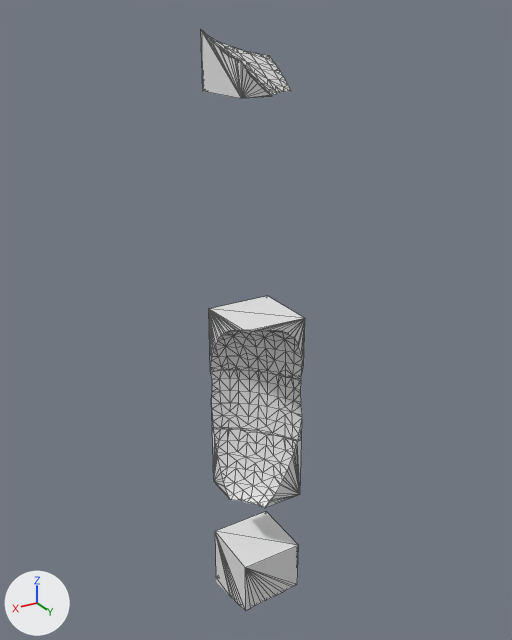
Before and after pictures for a commit that changed the glTF model assets/terrain/surface_pieces/surf_30_9.glb.
Before and after are seen from a camera (50 mm lens) standing at (66.5, 102.5, -15.5) and looking at (42.0, 61.6, -36.0). Arrows for +X, +Y and +Z are at lower left; the lights stay in place. The first picture is the older version. Mesh edges are drawn as thin lines on the coarser meshes. Where no turn or scale is listed for an object, it has been applied to the vertices.

The first picture shows 'layer_0', 'layer_4', 'layer_5', 'layer_6', 'layer_8'.
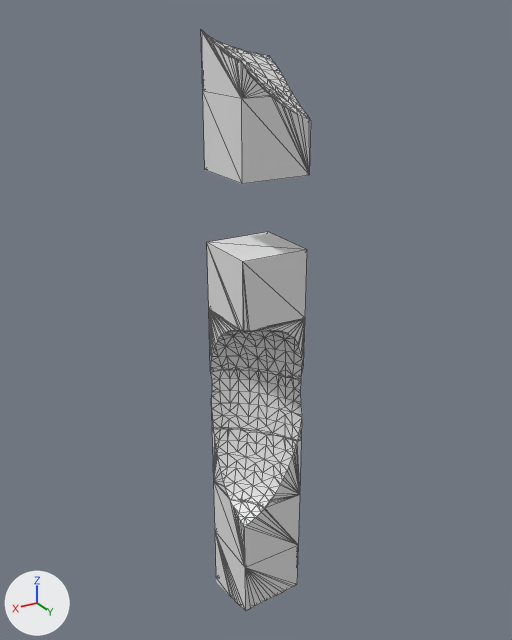
The change, as a diff of the scene's bpy script:
```diff
--- a/assets/terrain/surface_pieces/surf_30_9.glb.py
+++ b/assets/terrain/surface_pieces/surf_30_9.glb.py
@@ me_layer_7 @@
+me_layer_7.from_pydata(...)  # 36 vertices, 68 faces; spans x 40.0..45.0, y 60.0..65.0, z -55.0..-50.0
@@ me_layer_3 @@
+me_layer_3.from_pydata(...)  # 17 vertices, 30 faces; spans x 40.0..45.0, y 60.0..65.0, z -35.0..-30.0
@@ me_layer_1 @@
+me_layer_1.from_pydata(...)  # 44 vertices, 84 faces; spans x 40.0..45.0, y 60.0..65.0, z -25.0..-20.0
@@ ob_layer_7 @@
+ob_layer_7 = bpy.data.objects.new('layer_7', me_layer_7)
+ob_layer_7.location = (0.0, 0.0, 0.0)
@@ ob_layer_3 @@
+ob_layer_3 = bpy.data.objects.new('layer_3', me_layer_3)
+ob_layer_3.location = (0.0, 0.0, 0.0)
@@ ob_layer_1 @@
+ob_layer_1 = bpy.data.objects.new('layer_1', me_layer_1)
+ob_layer_1.location = (0.0, 0.0, 0.0)
```

Pixel boxes [x1, y1, x2, y2] of what changed, in the pictures (512 x 640 px):
'layer_1', added: after [203, 91, 311, 184]
'layer_3', added: after [207, 232, 307, 332]
'layer_7', added: after [214, 482, 300, 568]
